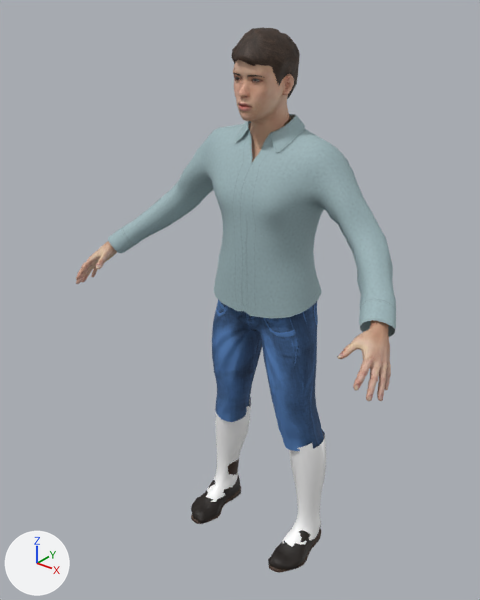
An edit to the glTF model public/real/rider_m.glb, drawn before and after from the same camera.
The view is the same before and after, from a 50 mm lens placed at (1.265, -1.761, 2.06), pointed at (-0.05, -0.118, 1.041). Arrows for +X, +Y and +Z are at lower left; the lights stay in place. The older version comes first.

Names of what the first picture shows: 'Body', 'Cloth_boots', 'Cloth_jeans', 'Cloth_shirt', 'Hair_short02'.
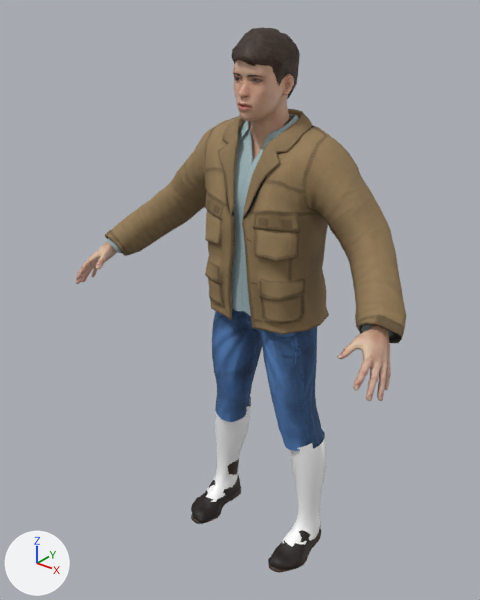
Where the change shows, as pixel boxes (x1, y1, x2, y2) in the pictures (480 x 600 px):
'Cloth_jacket', added (brown): after (105, 109, 406, 343)
'Cloth_shirt', unchanged, covered by the edit: before (108, 114, 396, 337); after (108, 114, 394, 337)

What changed in the scene script:
```text
Add img_cloth_jacket_normal:
    img_cloth_jacket_normal = load_image('cloth_jacket_normal', '_unpacked/cloth_jacket_normal', 512, 496, 'Non-Color')
Add img_cloth_jacket_albedo:
    img_cloth_jacket_albedo = load_image('cloth_jacket_albedo', '_unpacked/cloth_jacket_albedo', 1024, 992, 'sRGB')
Add mat_cloth_jacket:
    mat_cloth_jacket = bpy.data.materials.new('Cloth_jacket')
    # colours: brown #bd9e6f
    # uses the picture img_cloth_jacket_albedo
    # uses the picture img_cloth_jacket_normal
Add me_cloth_jacket:
    me_cloth_jacket.from_pydata(...)  # 1936 vertices, 3668 faces; spans x -0.604..0.604, y -0.282..0.15, z 0.983..1.681
    me_cloth_jacket.materials.append(mat_cloth_jacket)
Add ob_cloth_jacket:
    ob_cloth_jacket = bpy.data.objects.new('Cloth_jacket', me_cloth_jacket)
    ob_cloth_jacket.location = (0.0, 0.0, 0.0)
```
